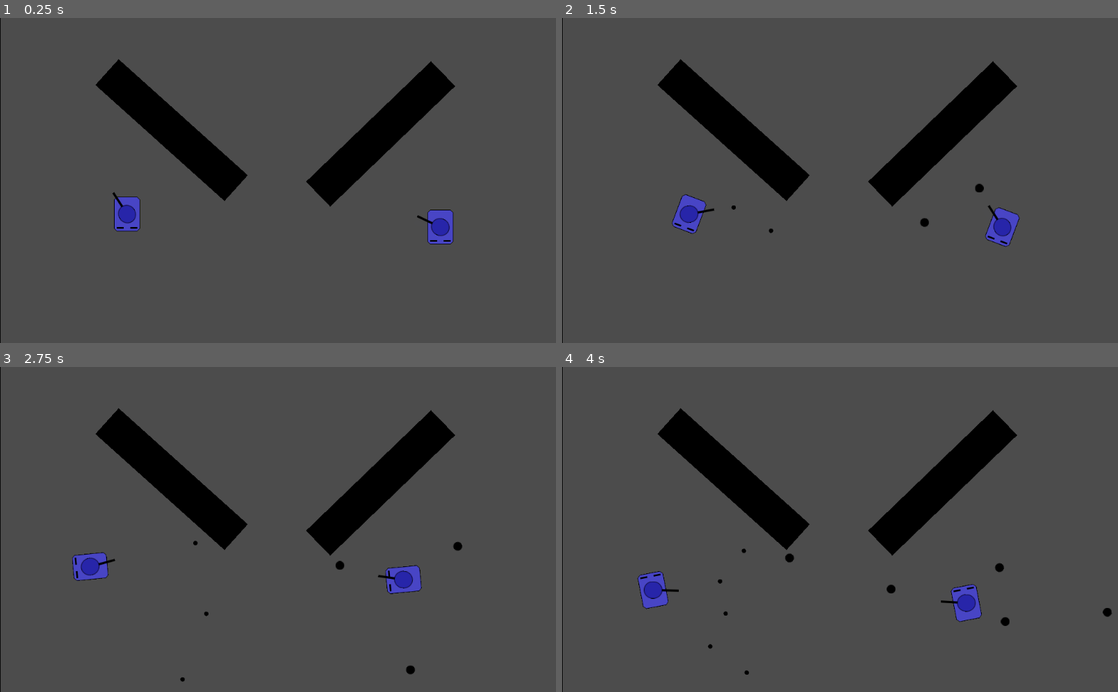
Above: before the commit, frames 1-4 (two rows, left to right).
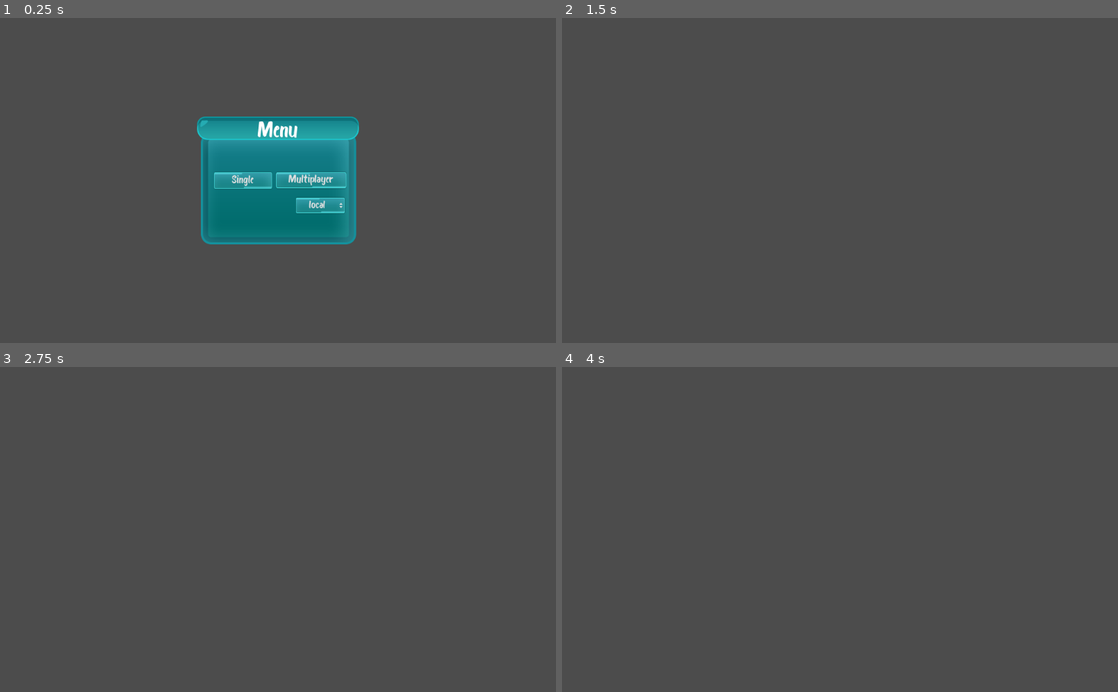
Above: after the commit, the same moments.

Repository: mm-102/godot_tanks
Game: Godot game, scene res://Main.tscn
Same seed, same stepped clock (60 frames per second), same inputs: the game is played once before the commit and once after it. Before the commit the project starts from res://main.tscn.
Inputs (mouse positions are in pixels of both pictures, inside the frame that each line leads up to):
- Up to frame 1 (0.25 s): no input
- Up to frame 2 (1.5 s): click (873, 180) at 0.5 s, where only the run after the commit has a clickable "Multiplayer"; move the mouse to (962, 164) at 1.27 s; hold D (p_right) from 1.28 s (still down); click (962, 164) at 1.35 s
- Up to frame 3 (2.75 s): move the mouse to (166, 545) at 2.02 s; release D (p_right) at 2.03 s; hold S (p_backward) from 2.03 s (still down); click (166, 545) at 2.1 s
- Up to frame 4 (4 s): move the mouse to (895, 458) at 2.77 s; release S (p_backward) at 2.78 s; hold D (p_right) 2.78-3.53 s; click (895, 458) at 2.85 s; move the mouse to (812, 594) at 3.52 s; hold W (p_forward) from 3.53 s (still down); click (812, 594) at 3.6 s

The runs differ from the first frame. In frame 1, 17% of the frame differs, in the area x 0-82%, y 0-100%; in frame 2, 7.9%; in frame 3, 8.0%; in frame 4, 8.1%.

Commit message:
Multiplayer update

Diff:
--- /dev/null
+++ b/GUI/Menu.gd
@@ -0,0 +1,17 @@
+	extends Control
+
+const ADRESS = {
+	0: "127.0.0.1",
+	1: "194.187.72.136",
+}
+onready var main_node = $"/root/Main"
+
+
+
+func _on_SingleplayerButton_pressed():
+	main_node.game_mode(0, null)
+	queue_free()
+
+func _on_MultiplayerButton_pressed():
+	main_node.game_mode(1, ADRESS[$"%OptionButton".get_selected()])
+	queue_free()
--- /dev/null
+++ b/GUI/Menu.tscn
@@ -0,0 +1,106 @@
+[gd_scene load_steps=13 format=2]
+
+[ext_resource path="res://textures/GUI/MiniMenu.png" type="Texture" id=1]
+[ext_resource path="res://textures/GUI/Button.png" type="Texture" id=2]
+[ext_resource path="res://textures/text/Bosk.ttf" type="DynamicFontData" id=3]
+[ext_resource path="res://GUI/Menu.gd" type="Script" id=4]
+
+[sub_resource type="DynamicFont" id=6]
+size = 20
+font_data = ExtResource( 3 )
+
+[sub_resource type="StyleBoxTexture" id=1]
+texture = ExtResource( 2 )
+region_rect = Rect2( 0, 0, 244, 43 )
+modulate_color = Color( 0.909804, 0.909804, 0.909804, 1 )
+
+[sub_resource type="StyleBoxTexture" id=2]
+texture = ExtResource( 2 )
+region_rect = Rect2( 0, 0, 244, 43 )
+
+[sub_resource type="StyleBoxTexture" id=3]
+texture = ExtResource( 2 )
+region_rect = Rect2( 0, 0, 244, 43 )
+modulate_color = Color( 0.54902, 0.54902, 0.54902, 1 )
+
+[sub_resource type="DynamicFont" id=8]
+font_data = ExtResource( 3 )
+
+[sub_resource type="DynamicFont" id=4]
+size = 40
+font_data = ExtResource( 3 )
+
+[sub_resource type="Theme" id=5]
+Button/fonts/font = SubResource( 6 )
+Button/styles/hover = SubResource( 1 )
+Button/styles/normal = SubResource( 2 )
+Button/styles/pressed = SubResource( 3 )
+CheckBox/fonts/font = SubResource( 8 )
+Label/fonts/font = SubResource( 4 )
+
+[sub_resource type="DynamicFont" id=9]
+resource_local_to_scene = true
+size = 19
+font_data = ExtResource( 3 )
+
+[node name="Menu" type="Control"]
+anchor_left = 0.5
+anchor_top = 0.5
+anchor_right = 0.5
+anchor_bottom = 0.5
+theme = SubResource( 5 )
+script = ExtResource( 4 )
+
+[node name="Background" type="TextureRect" parent="."]
+anchor_left = 0.5
+anchor_top = 0.5
+anchor_right = 0.5
+anchor_bottom = 0.5
+margin_left = -149.0
+margin_top = -118.0
+margin_right = 149.0
+margin_bottom = 118.0
+texture = ExtResource( 1 )
+
+[node name="Head" type="Label" parent="Background"]
+anchor_right = 1.0
+margin_top = 8.0
+margin_bottom = 50.0
+text = "Menu"
+align = 1
+
+[node name="SingleplayerButton" type="Button" parent="Background"]
+anchor_top = 0.5
+anchor_bottom = 0.5
+margin_left = 30.0
+margin_top = -17.0
+margin_right = 139.0
+margin_bottom = 17.0
+text = "Single"
+
+[node name="MultiplayerButton" type="Button" parent="Background"]
+anchor_left = 1.0
+anchor_top = 0.5
+anchor_right = 1.0
+anchor_bottom = 0.5
+margin_left = -154.0
+margin_top = -17.0
+margin_right = -22.0
+margin_bottom = 16.0
+text = "Multiplayer"
+
+[node name="OptionButton" type="OptionButton" parent="Background/MultiplayerButton"]
+unique_name_in_owner = true
+margin_left = 37.0
+margin_top = 47.0
+margin_right = 129.0
+margin_bottom = 79.0
+custom_fonts/font = SubResource( 9 )
+text = "local"
+align = 1
+icon_align = 1
+items = [ "local", null, false, 0, null, "external", null, false, 1, null ]
+selected = 0
+
+[connection signal="pressed" from="Background/SingleplayerButton" to="." method="_on_SingleplayerButton_pressed"]
+[connection signal="pressed" from="Background/MultiplayerButton" to="." method="_on_MultiplayerButton_pressed"]
--- /dev/null
+++ b/Main.gd
@@ -0,0 +1,19 @@
+extends Node
+
+enum GAME_MODE{SINGLE, MULTI}
+const transfe_pck = preload("res://Singletons/Transfer.tscn")
+const MODE_DICT = {
+	GAME_MODE.SINGLE: preload("res://Singleplayer.tscn"),
+	GAME_MODE.MULTI: preload("res://Multiplayer.tscn"),
+}
+var is_multiplayer = false
+
+
+func game_mode(sel_mode: int, adress):
+	var mode_inst = MODE_DICT[sel_mode].instance()
+	if sel_mode == GAME_MODE.MULTI:
+		is_multiplayer = true
+		var transfer_inst = transfe_pck.instance()
+		transfer_inst.ip = adress
+		get_node("/root").add_child(transfer_inst)
+	add_child(mode_inst)
--- /dev/null
+++ b/Main.tscn
@@ -0,0 +1,9 @@
+[gd_scene load_steps=3 format=2]
+
+[ext_resource path="res://GUI/Menu.tscn" type="PackedScene" id=1]
+[ext_resource path="res://Main.gd" type="Script" id=2]
+
+[node name="Main" type="Node"]
+script = ExtResource( 2 )
+
+[node name="Menu" parent="." instance=ExtResource( 1 )]
--- /dev/null
+++ b/Map.gd
@@ -0,0 +1,9 @@
+extends Node2D
+
+var player = preload("res://Player/Tank/Tank.tscn")
+
+
+
+func init_player():
+	var player_inst = player.instance()
+	add_child_below_node($Players, player_inst, true)
--- /dev/null
+++ b/Multiplayer.tscn
@@ -0,0 +1,12 @@
+[gd_scene load_steps=2 format=2]
+
+[ext_resource path="res://Map.gd" type="Script" id=1]
+
+[node name="Map" type="Node2D"]
+script = ExtResource( 1 )
+
+[node name="Objects" type="Node" parent="."]
+
+[node name="Projectiles" type="Node" parent="."]
+
+[node name="Players" type="Node" parent="."]
--- a/Player/Projectiles/FragBomb.gd
+++ b/Player/Projectiles/FragBomb.gd
@@ -25,7 +25,7 @@
 	frag_inst.position = position + 1 * velocity # separate frags from each other
 	frag_inst.player_path = get_path()
 	frag_inst.set_linear_velocity(velocity * FRAG_SPEED)
-	get_node("/root/Map/Projectiles").add_child(frag_inst)
+	get_node("/root/Main/Map/Projectiles").add_child(frag_inst)
 
 func explode():
 	for n in range(FRAG_COUNT):
--- a/Player/Tank/Tank.gd
+++ b/Player/Tank/Tank.gd
@@ -11,17 +11,21 @@
 
 var ammo_left = MAX_AMMO
 var dead = false
+# Defined in code
+var player_stance: Dictionary
 
+onready var is_multiplayer = $"/root/Main".is_multiplayer
 var projectiles_tscn = {
 	AMMO_TYPES.BULLET: preload("res://Player/Projectiles/Bullet.tscn"),
 	AMMO_TYPES.ROCKET: preload("res://Player/Projectiles/Rocket.tscn"),
 	AMMO_TYPES.FRAG_BOMB: preload("res://Player/Projectiles/FragBomb.tscn")
 }
 onready var animation_player = $"%AnimationPlayer"
-onready var turret_node =  $"%Turret" # <-----
+onready var turret_node =  $"%Turret"
 onready var bullet_point_node = $"%BulletPoint"
 
 # [to delete] Its good to make 3 spaces betwen funcs and vars
+
 
 func _integrate_forces(_state):
 	var velocity = Vector2.ZERO
@@ -29,23 +33,34 @@
 	var direction = int(Input.is_action_pressed("p_right")) - int(Input.is_action_pressed("p_left"))
 	if velocity.y > 0:
 		direction = -direction
+	player_stance = {
+		"T": OS.get_ticks_msec(),
+		"P": position,
+		"R": rotation,
+		"TR": turret_node.global_rotation,
+	}
+	if is_multiplayer:
+		$"/root/Transfer".fetch_stance(player_stance)
 	set_angular_velocity(direction * ROTATION_SPEED)
 	set_linear_velocity(velocity.rotated(rotation) * SPEED)
 	if Input.is_action_just_pressed("p_shoot"):
 		call_deferred("_shoot")
 
 
+
 func _shoot():
 	if ammo_left <= 0:
 		return
 	ammo_left -= 1
+	if is_multiplayer:
+		$"/root/Transfer".fetch_shoot(player_stance, ammo_type)
 	var bullet_inst = projectiles_tscn[ammo_type].instance()
 	var rot = turret_node.global_rotation
 	var velocity = Vector2.UP.rotated(rot)
 	bullet_inst.position = bullet_point_node.global_position
 	bullet_inst.player_path = get_path()
 	bullet_inst.set_linear_velocity(velocity * BULLET_SPEED)
-	get_node("/root/Map/Projectiles").add_child(bullet_inst)
+	get_node("/root/Main/Map/Projectiles").add_child(bullet_inst)
 
 
 func _on_base_body_entered(body):
--- a/main.tscn
+++ b/Singleplayer.tscn
@@ -39,7 +39,7 @@
 
 [node name="Tank" parent="Players" instance=ExtResource( 1 )]
 position = Vector2( 234, 362 )
+ammo_type = 1
 
 [node name="Tank2" parent="Players" instance=ExtResource( 1 )]
 position = Vector2( 811, 386 )
-ammo_type = 2
--- /dev/null
+++ b/Singletons/T_Clock.gd
@@ -0,0 +1,40 @@
+extends Node
+
+const INTERPOLATION_OFFSET = 100
+var client_clock: int
+var latency: int
+var latency_arr: Array
+var time_difference: int
+
+
+func _physics_process(_delta: float) -> void:
+	client_clock = OS.get_ticks_msec() + time_difference - INTERPOLATION_OFFSET
+
+func determine_begining_time_diff():
+	rpc_id(1, "rec_determine_begining_time_diff", OS.get_ticks_msec())
+
+remote func return_begining_time_diff(server_time, client_time):
+	if get_tree().get_rpc_sender_id() != 1:
+		return
+	latency = (OS.get_ticks_msec() - client_time) * 0.5
+	time_difference = server_time - OS.get_ticks_msec() + latency
+
+func _on_TimeDiffTimer_timeout():
+	rpc_id(1, "rec_determine_time_diff", OS.get_ticks_msec())
+
+remote func return_time_diff(server_time, client_time):
+	if get_tree().get_rpc_sender_id() != 1:
+		return
+	latency_arr.append((OS.get_ticks_msec() - client_time) * 0.5)
+	if latency_arr.size() == 9:
+		var total_latency = 0
+		latency_arr.sort()
+		var mid_point = latency_arr[4]
+		for i in range(latency_arr.size() -1, -1, -1):
+			if latency_arr[i] > (2 * mid_point) and latency_arr[i] > 20:
+				latency_arr.remove(i)
+			else:
+				total_latency += latency_arr[i]
+		latency = total_latency / latency_arr.size()
+		time_difference = server_time - OS.get_ticks_msec() + latency
+		latency_arr.clear()
--- /dev/null
+++ b/Singletons/Transfer.gd
@@ -0,0 +1,47 @@
+extends Node
+
+
+const PORT = 42521
+var ip = null
+
+const MAP_PATH_OUT = "/root/Main/Map"
+onready var time_diff_timer_node = $"%TimeDiffTimer"
+onready var clock_node = $"%Clock"
+
+
+
+#---------- SERVER CREATION ----------
+func _ready():
+	_connect_to_server()
+
+func _connect_to_server():
+	var network = NetworkedMultiplayerENet.new()
+	network.connect("connection_failed", self, "_on_connection_failed")
+	network.connect("connection_succeeded", self, "_on_connection_succeeded")
+	network.connect("server_disconnected", self, "_server_disconnected")
+	network.create_client(ip, PORT)
+	get_tree().set_network_peer(network)
+	print("[Transfer]: Connecting to server...")
+
+func _server_disconnected():
+	print("[Transfer]: Connection lost")
+
+func _on_connection_failed():
+	print("[Transfer]: Faild to connect")
+
+func _on_connection_succeeded():
+	print("[Transfer]: Succesfully connected")
+	fetch_init_data()
+	clock_node.determine_begining_time_diff()
+	time_diff_timer_node.start()
+
+#---------- XXX ----------
+func fetch_init_data():
+	rpc_id(1, "recive_init_data")
+remote func recive_init_data():
+	get_node(MAP_PATH_OUT).init_player()
+
+func fetch_stance(player_stance: Dictionary):
+	rpc_unreliable_id(1, "recive_stance", player_stance)
+func fetch_shoot(player_stance, shoot_type):
+	rpc_unreliable_id(1, "recive_shoot", player_stance, shoot_type)
--- /dev/null
+++ b/Singletons/Transfer.tscn
@@ -0,0 +1,60 @@
+[gd_scene load_steps=3 format=2]
+
+[ext_resource path="res://Singletons/Transfer.gd" type="Script" id=1]
+
+[sub_resource type="GDScript" id=1]
+script/source = "extends Node
+
+const INTERPOLATION_OFFSET = 100
+var client_clock: int
+var latency: int
+var latency_arr: Array
+var time_difference: int
+
+
+func _physics_process(_delta: float) -> void:
+	client_clock = OS.get_ticks_msec() + time_difference - INTERPOLATION_OFFSET
+
+func determine_begining_time_diff():
+	rpc_id(1, \"rec_determine_begining_time_diff\", OS.get_ticks_msec())
+
+remote func return_begining_time_diff(server_time, client_time):
+	if get_tree().get_rpc_sender_id() != 1:
+		return
+	latency = (OS.get_ticks_msec() - client_time) * 0.5
+	time_difference = server_time - OS.get_ticks_msec() + latency
+
+func _on_TimeDiffTimer_timeout():
+	rpc_id(1, \"rec_determine_time_diff\", OS.get_ticks_msec())
+
+remote func return_time_diff(server_time, client_time):
+	if get_tree().get_rpc_sender_id() != 1:
+		return
+	latency_arr.append((OS.get_ticks_msec() - client_time) * 0.5)
+	if latency_arr.size() == 9:
+		var total_latency = 0
+		latency_arr.sort()
+		var mid_point = latency_arr[4]
+		for i in range(latency_arr.size() -1, -1, -1):
+			if latency_arr[i] > (2 * mid_point) and latency_arr[i] > 20:
+				latency_arr.remove(i)
+			else:
+				total_latency += latency_arr[i]
+		latency = total_latency / latency_arr.size()
+		time_difference = server_time - OS.get_ticks_msec() + latency
+		latency_arr.clear()
+
+
+"
+
+[node name="Transfer" type="Node"]
+script = ExtResource( 1 )
+
+[node name="Clock" type="Node" parent="."]
+unique_name_in_owner = true
+script = SubResource( 1 )
+
+[node name="TimeDiffTimer" type="Timer" parent="Clock"]
+unique_name_in_owner = true
+
+[connection signal="timeout" from="Clock/TimeDiffTimer" to="Clock" method="_on_TimeDiffTimer_timeout"]
--- a/project.godot
+++ b/project.godot
@@ -11,7 +11,7 @@
 [application]
 
 config/name="t"
-run/main_scene="res://main.tscn"
+run/main_scene="res://Main.tscn"
 config/icon="res://icon.png"
 
 [gdnative]
Binary file added: textures/GUI/Button.png
Not shown, added: textures/GUI/Button.png.import
Binary file added: textures/GUI/MiniMenu.png
Not shown, added: textures/GUI/MiniMenu.png.import
Binary file added: textures/text/Bosk.ttf
